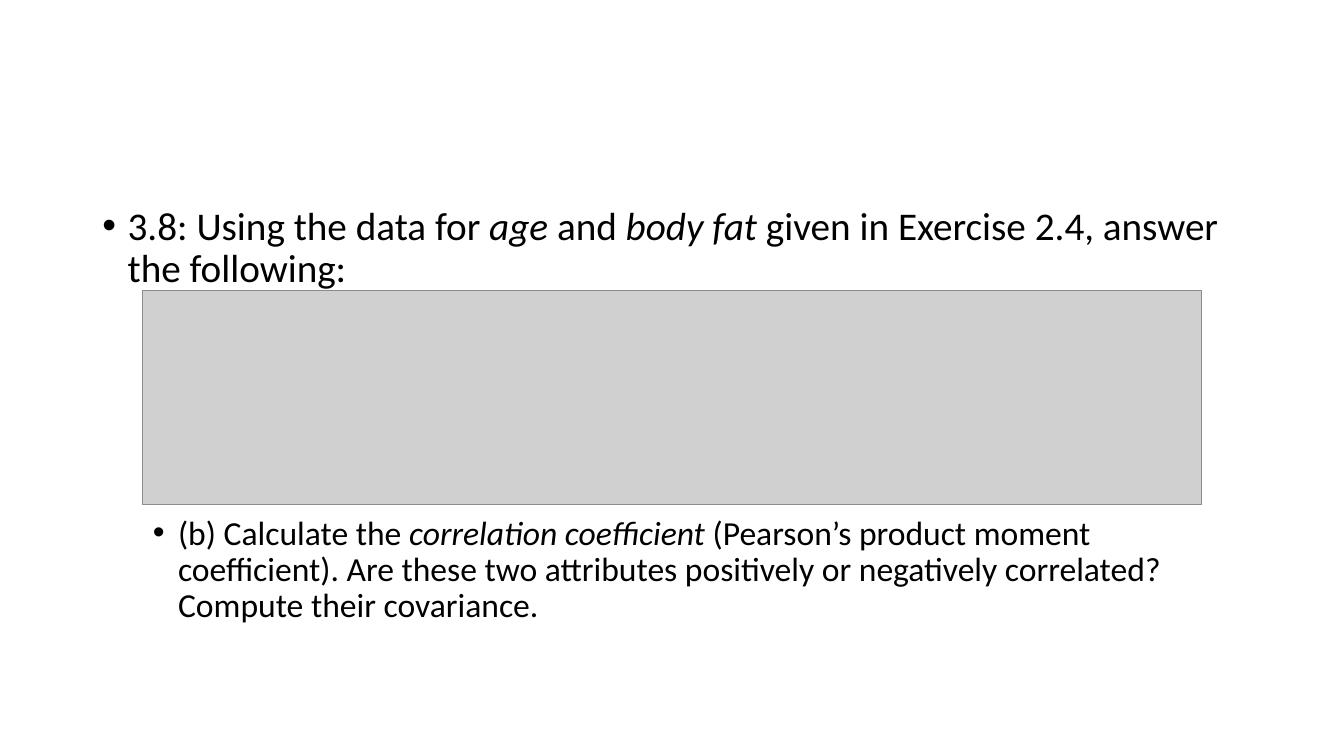
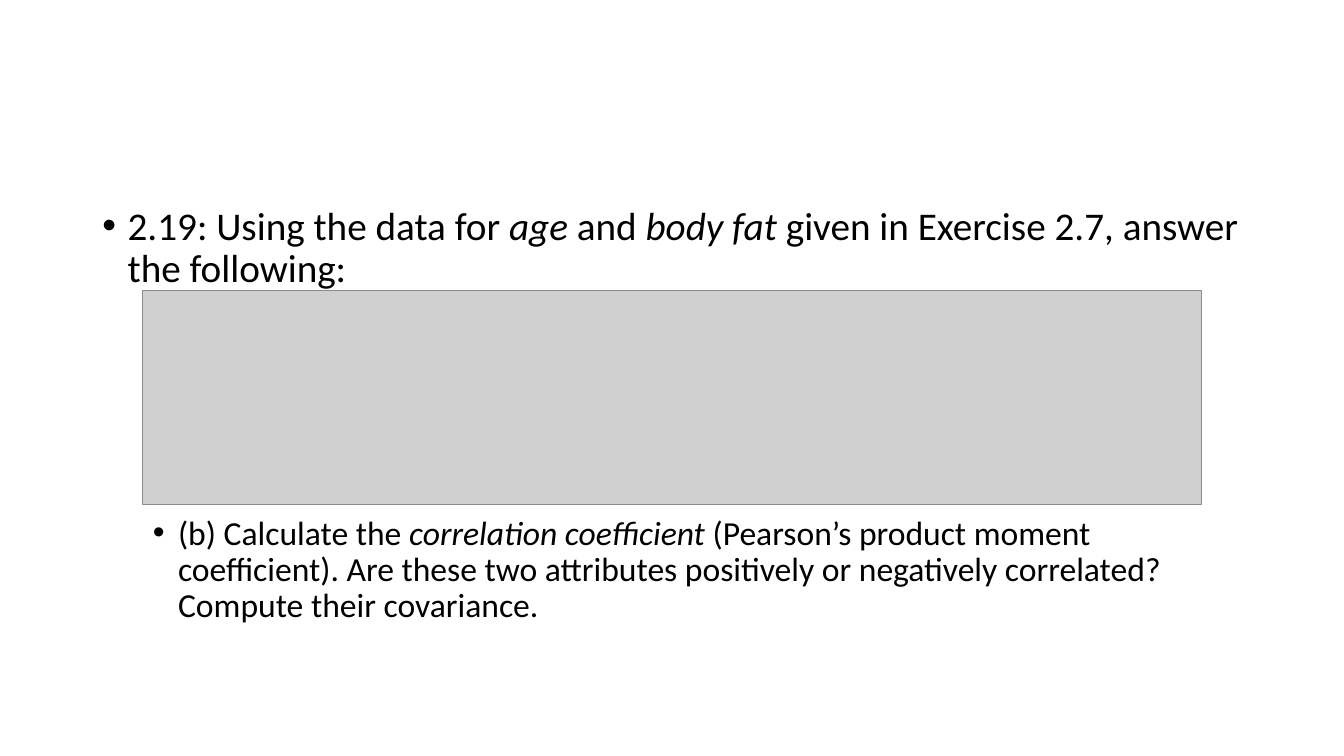
Before and after one commit to chriswjh/chriswjh.github.io, a slide deck: slide 9 of EDM/HW1.pptx. Drawn at 1344x756 pixels with LibreOffice and Linux fonts; fonts in the diff are those of the drawing; grey boxes stand for pictures. Boxes give left, top, right and bottom in pixels: in the first picture for what was removed or moved away, otherwise in the second. Text is boxed around its words. In the diff, an @@ line names an element or a change of style, - is before the commit and + after.

```diff
--- a/EDM/HW1.pptx
+++ b/EDM/HW1.pptx
@@ text at (x1=128, y1=212, x2=1238, y2=292): text changed @@
-• 3.8: Using the data for age and body fat given in Exercise 2.4, answer the following:
+• 2.19: Using the data for age and body fat given in Exercise 2.7, answer the following:
```
Also in this commit, not shown: 6 other slides changed, 4 other files.
